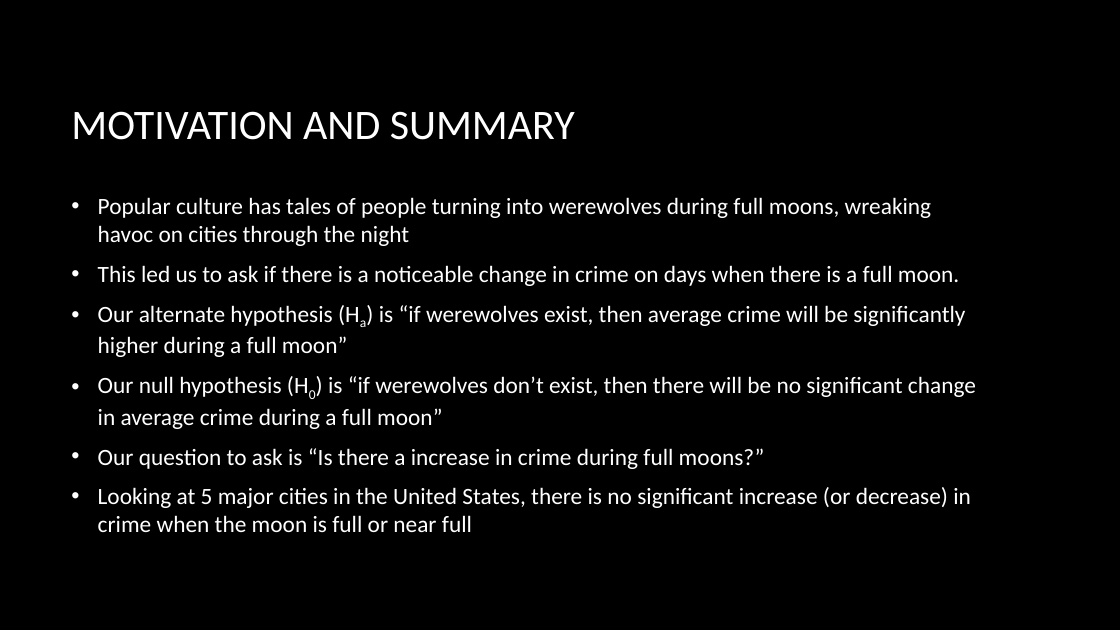
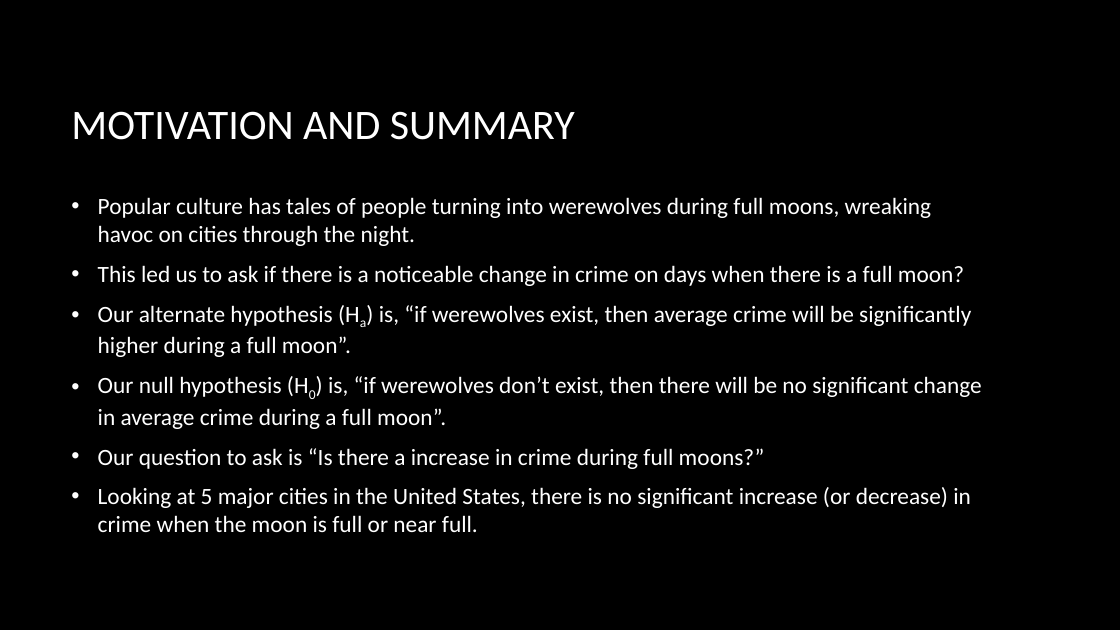
Before and after one commit to knwright/ProgressBar, a slide deck: slide 2 of Presentation.pptx. Drawn at 1120x630 pixels with LibreOffice and Linux fonts; fonts in the diff are those of the drawing; background and template pictures are left out. Boxes give left, top, right and bottom in pixels: in the first picture for what was removed or moved away, otherwise in the second. Text is boxed around its words. In the diff, an @@ line names an element or a change of style, - is before the commit and + after.

```diff
--- a/Presentation.pptx
+++ b/Presentation.pptx
@@ text at bbox=[98, 197, 982, 429]: text changed @@
-• Popular culture has tales of people turning into werewolves during full moons, wreaking havoc on cities through the night
-• This led us to ask if there is a noticeable change in crime on days when there is a full moon.
-• Our alternate hypothesis (Ha) is “if werewolves exist, then average crime will be significantly higher during a full moon”
-• Our null hypothesis (H0) is “if werewolves don’t exist, then there will be no significant change in average crime during a full moon”
+• Popular culture has tales of people turning into werewolves during full moons, wreaking havoc on cities through the night.
+• This led us to ask if there is a noticeable change in crime on days when there is a full moon?
+• Our alternate hypothesis (Ha) is, “if werewolves exist, then average crime will be significantly higher during a full moon”.
+• Our null hypothesis (H0) is, “if werewolves don’t exist, then there will be no significant change in average crime during a full moon”.
@@ text at bbox=[98, 487, 971, 532]: text changed @@
-• Looking at 5 major cities in the United States, there is no significant increase (or decrease) in crime when the moon is full or near full
+• Looking at 5 major cities in the United States, there is no significant increase (or decrease) in crime when the moon is full or near full.
```
Also in this commit, not shown: 2 other slides changed, 4 slides added, 1 slide removed.
